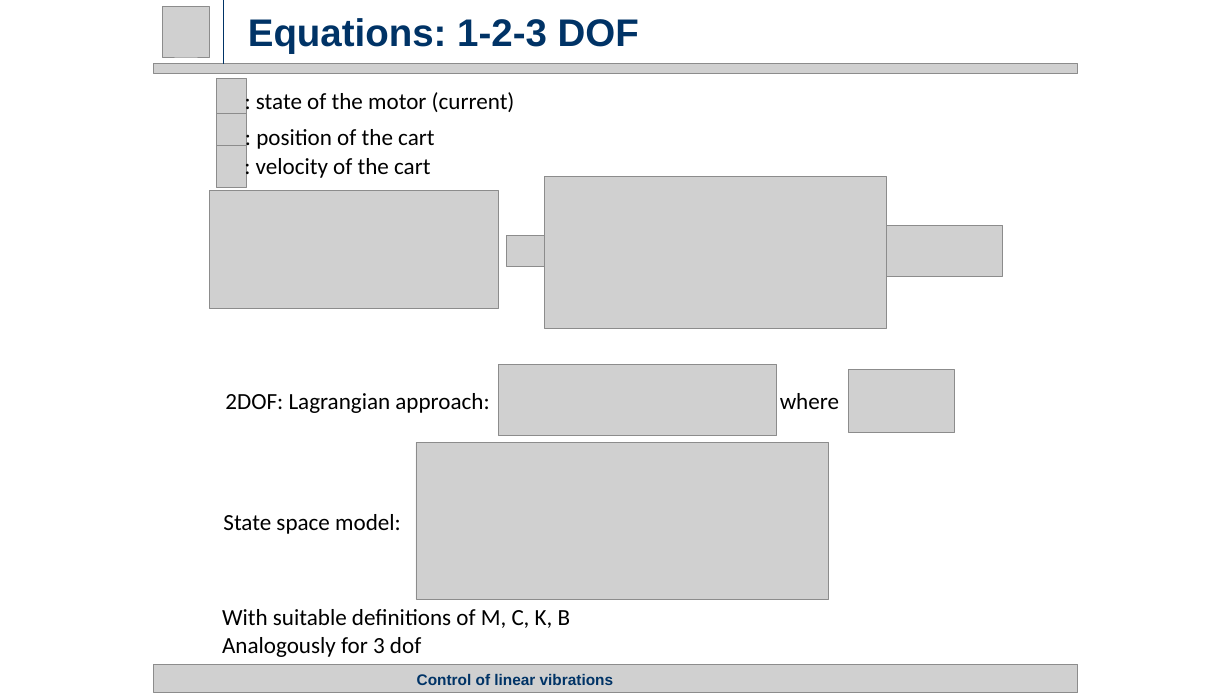
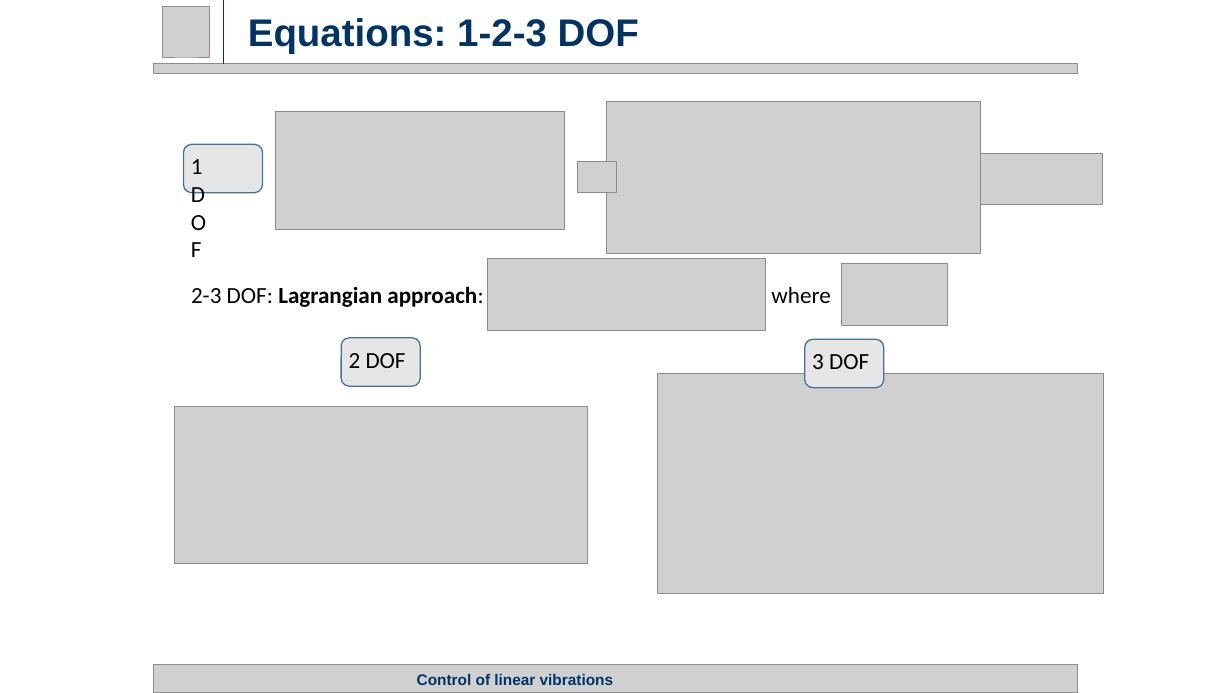
Before and after one commit to rssalessio/Control-Linear-Vibrations, a slide deck: slide 8 of finalPresentation/Part 1/Part1.pptx. Drawn at 1232x693 pixels with LibreOffice and Linux fonts; fonts in the diff are those of the drawing; grey boxes stand for pictures. Boxes give left, top, right and bottom in pixels: in the first picture for what was removed or moved away, otherwise in the second. Text is boxed around its words. In the diff, an @@ line names an element or a change of style, - is before the commit and + after.

```diff
--- a/finalPresentation/Part 1/Part1.pptx
+++ b/finalPresentation/Part 1/Part1.pptx
@@ picture removed at <box>216,79,247,122</box> @@
@@ picture removed at <box>216,114,247,154</box> @@
@@ text removed at <box>256,92,515,112</box> @@
-: state of the motor (current)
@@ picture added at <box>275,112,565,230</box> @@
@@ picture: place and size @@
-picture at <box>544,177,886,328</box>
+picture at <box>606,102,981,253</box>
@@ rounded rectangle added at <box>184,144,263,192</box>, fill #E7E6E6, outline #43739E 1 pt @@
@@ picture removed at <box>216,145,247,188</box> @@
@@ text removed at <box>256,129,434,149</box> @@
-: position of the cart
@@ text removed at <box>256,158,430,178</box> @@
-: velocity of the cart
@@ picture added at <box>578,162,616,192</box> @@
@@ picture added at <box>977,153,1103,204</box> @@
@@ picture removed at <box>210,190,499,309</box> @@
@@ picture removed at <box>506,236,544,266</box> @@
@@ picture removed at <box>877,226,1003,276</box> @@
@@ picture added at <box>487,259,766,330</box> @@
@@ picture added at <box>842,263,947,326</box> @@
@@ text at <box>191,286,830,307</box>: text changed; bold on @@
-2DOF: Lagrangian approach: where
+2-3 DOF: Lagrangian approach: where
@@ rounded rectangle added at <box>341,338,421,386</box>, fill #E7E6E6, outline #43739E 1 pt @@
@@ text added at <box>349,353,406,368</box>, 18 pt, text #000000 @@
+2 DOF
@@ rounded rectangle added at <box>805,339,884,387</box>, fill #E7E6E6, outline #43739E 1 pt @@
@@ text added at <box>812,354,869,369</box>, 18 pt, text #000000 @@
+3 DOF
@@ picture removed at <box>498,364,777,435</box> @@
@@ picture added at <box>657,374,1104,594</box> @@
@@ picture removed at <box>848,370,954,433</box> @@
@@ picture added at <box>175,407,588,564</box> @@
@@ picture removed at <box>416,443,829,600</box> @@
@@ text removed at <box>223,514,401,534</box> @@
-State space model:
@@ text removed at <box>222,609,571,657</box> @@
-With suitable definitions of M, C, K, B
-Analogously for 3 dof
```
Also in this commit, not shown: 1 other slide changed, 2 slides added, 3 slides removed.
